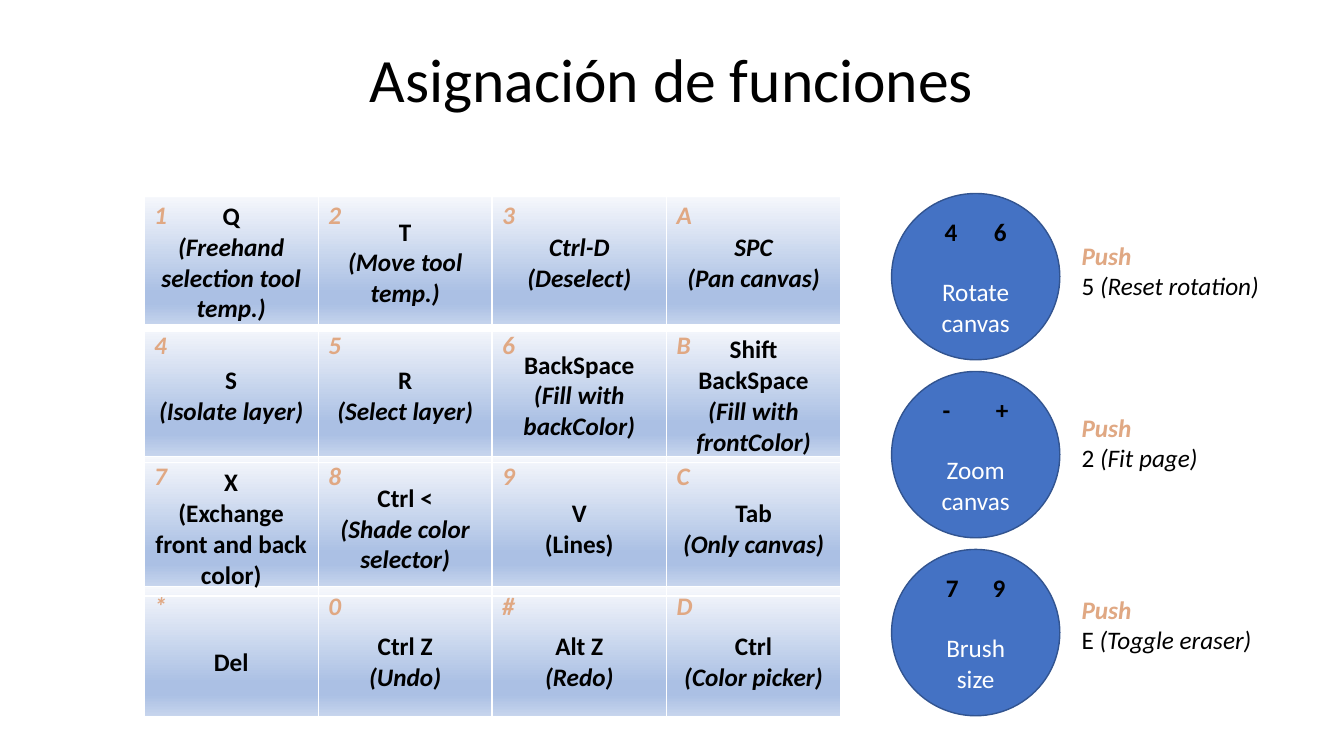
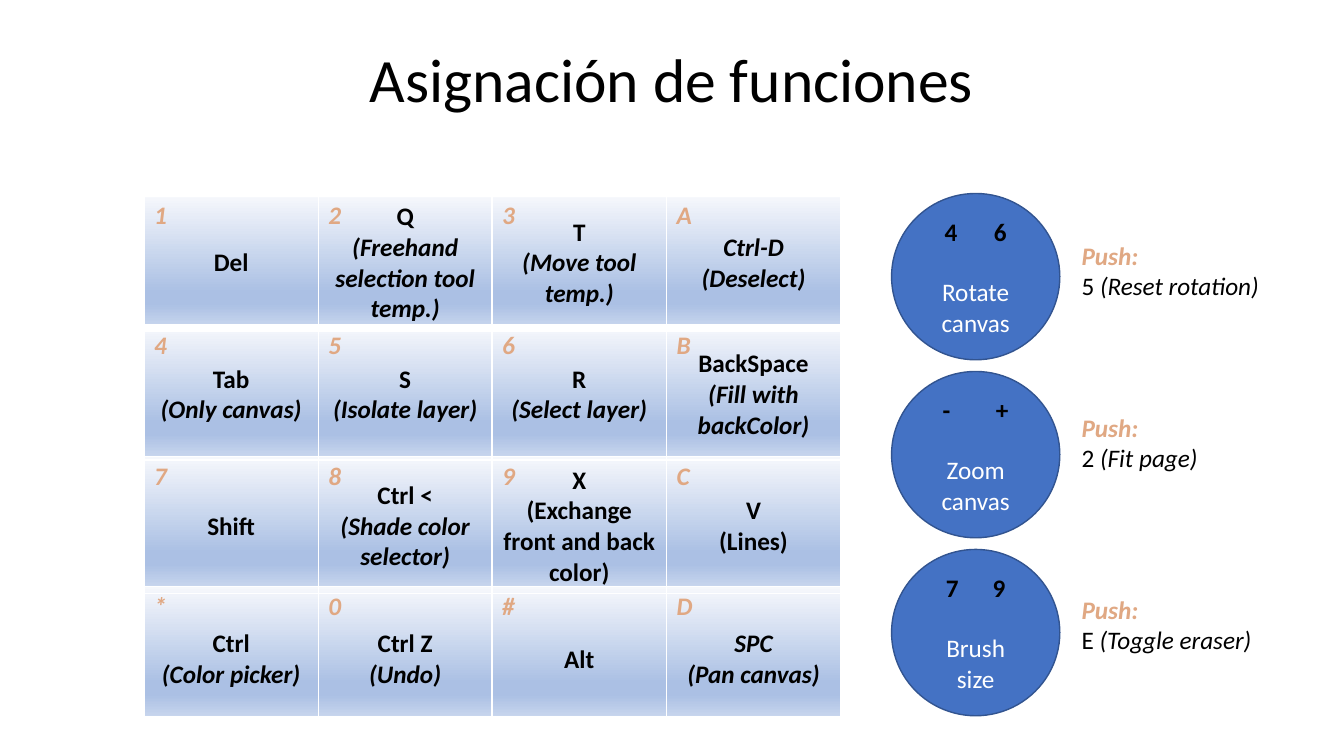
Before and after one commit to Alonsog2/InputDeviceForDrawingTablet, a slide deck: slide 2 of DOC/Esquema.pptx. Drawn at 1344x756 pixels with LibreOffice and Linux fonts; fonts in the diff are those of the drawing. Boxes give left, top, right and bottom in pixels: in the first picture for what was removed or moved away, otherwise in the second. Text is boxed around its words. In the diff, an @@ line names an element or a change of style, - is before the commit and + after.

Commit message:
act doc

```diff
--- a/DOC/Esquema.pptx
+++ b/DOC/Esquema.pptx
@@ table at (x1=144, y1=197, x2=841, y2=720) @@
-row 1: Q / (Freehand selection tool temp.) | T / (Move tool temp.) | Ctrl-D / (Deselect) | SPC / (Pan canvas)
+row 1: Del | Q / (Freehand selection tool temp.) | T / (Move tool temp.) | Ctrl-D / (Deselect)
-row 2: S / (Isolate layer) | R / (Select layer) | BackSpace / (Fill with backColor) | Shift BackSpace / (Fill with frontColor)
+row 2: Tab / (Only canvas) | S / (Isolate layer) | R / (Select layer) | BackSpace / (Fill with backColor)
-row 3: X / (Exchange front and back color) | Ctrl < / (Shade color selector) | V / (Lines) | Tab / (Only canvas)
+row 3: Shift | Ctrl < / (Shade color selector) | X / (Exchange front and back color) | V / (Lines)
-row 4: Del | Ctrl Z / (Undo) | Alt Z / (Redo) | Ctrl / (Color picker)
+row 4: Ctrl / (Color picker) | Ctrl Z / (Undo) | Alt | SPC / (Pan canvas)
@@ text at (x1=1082, y1=247, x2=1139, y2=265): text changed @@
-Push
+Push:
@@ text at (x1=1082, y1=419, x2=1139, y2=437): text changed @@
-Push
+Push:
@@ text at (x1=1082, y1=601, x2=1139, y2=619): text changed @@
-Push
+Push:
```
